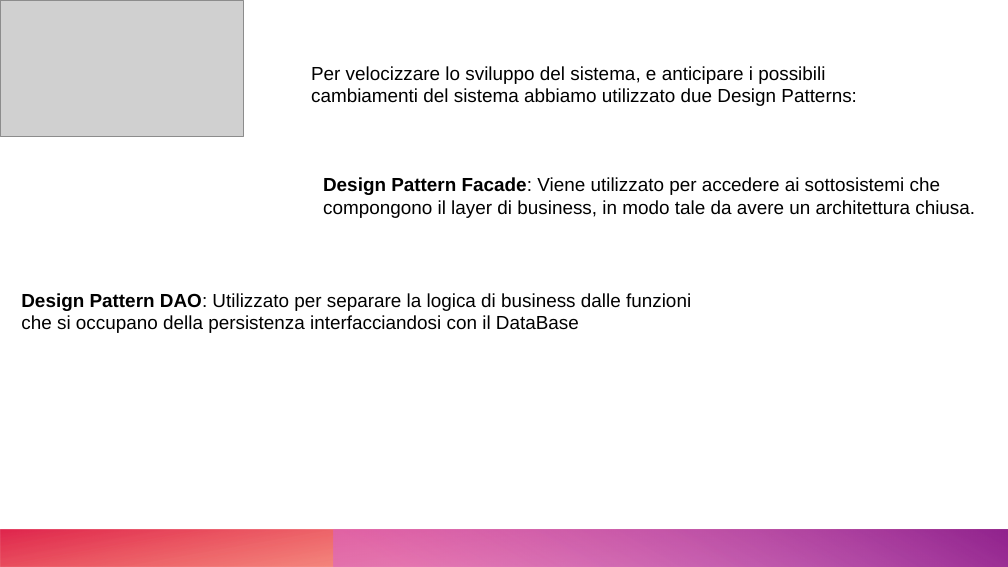
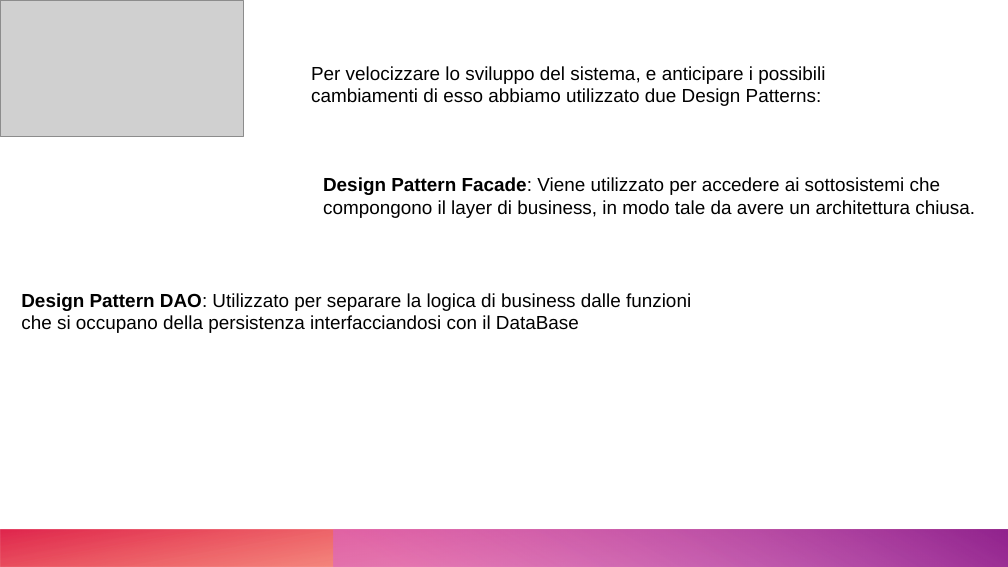
Before and after one commit to Givaa/MedQueue, a slide deck: slide 7 of NC12/Documenti/Presentazione NC12.pptx. Drawn at 1008x567 pixels with LibreOffice and Linux fonts; fonts in the diff are those of the drawing; grey boxes stand for pictures. Boxes give left, top, right and bottom in pixels: in the first picture for what was removed or moved away, otherwise in the second. Text is boxed around its words. In the diff, an @@ line names an element or a change of style, - is before the commit and + after.

```diff
--- a/NC12/Documenti/Presentazione NC12.pptx
+++ b/NC12/Documenti/Presentazione NC12.pptx
@@ text at [311, 66, 825, 106]: text changed @@
-Per velocizzare lo sviluppo del sistema, e anticipare i possibili cambiamenti del sistema abbiamo utilizzato due Design Patterns:
+Per velocizzare lo sviluppo del sistema, e anticipare i possibili cambiamenti di esso abbiamo utilizzato due Design Patterns:
```
Also in this commit, not shown: 1 other slide changed, 3 slides added, 1 slide removed.
